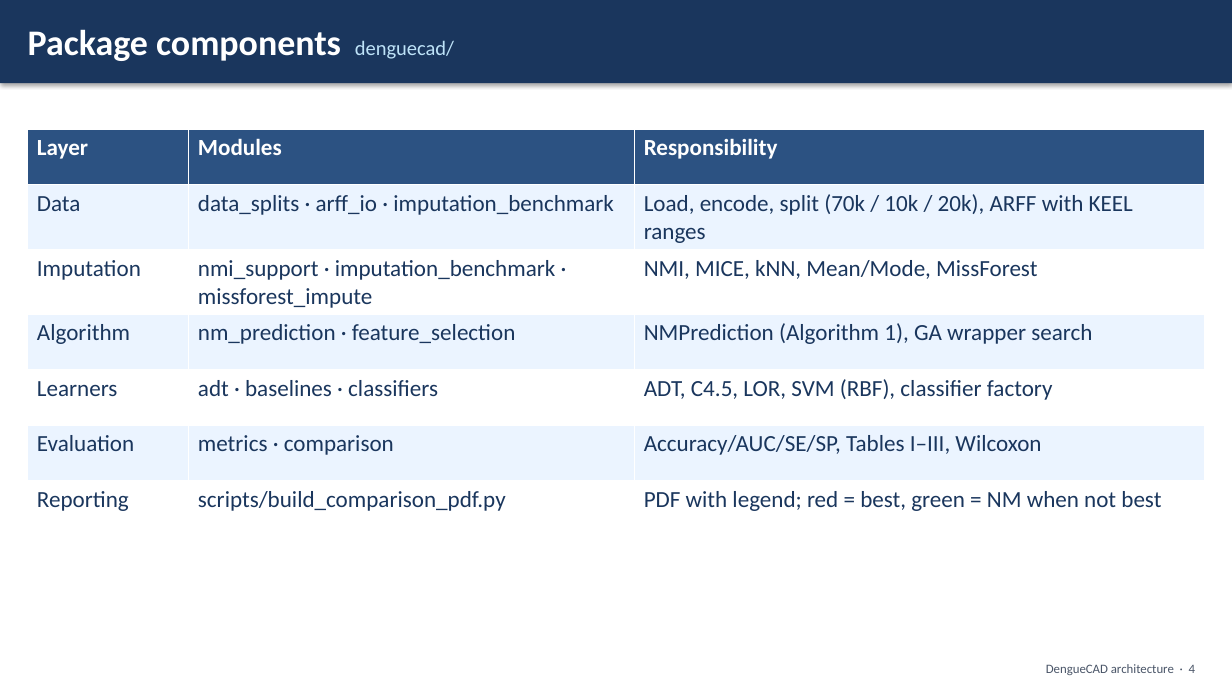
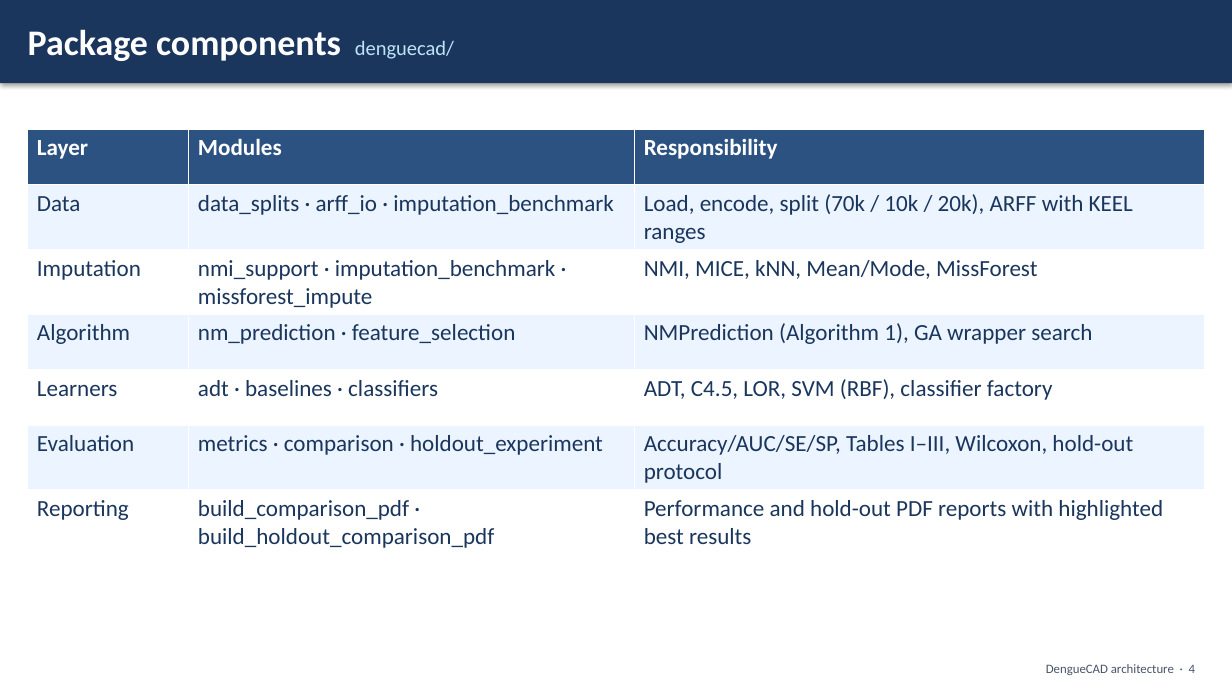
Before and after one commit to mrvr/DengueCAD, a slide deck: slide 4 of docs/DengueCAD_Architecture_Slides.pptx. Drawn at 1232x693 pixels with LibreOffice and Linux fonts; fonts in the diff are those of the drawing. Boxes give left, top, right and bottom in pixels: in the first picture for what was removed or moved away, otherwise in the second. Text is boxed around its words. In the diff, an @@ line names an element or a change of style, - is before the commit and + after.

```diff
--- a/docs/DengueCAD_Architecture_Slides.pptx
+++ b/docs/DengueCAD_Architecture_Slides.pptx
@@ table at <box>28,129,1205,552</box> @@
-row 6, column 2: metrics · comparison
+row 6, column 2: metrics · comparison · holdout_experiment
-row 6, column 3: Accuracy/AUC/SE/SP, Tables I–III, Wilcoxon
+row 6, column 3: Accuracy/AUC/SE/SP, Tables I–III, Wilcoxon, hold-out protocol
-row 7, column 2: scripts/build_comparison_pdf.py
+row 7, column 2: build_comparison_pdf · build_holdout_comparison_pdf
-row 7, column 3: PDF with legend; red = best, green = NM when not best
+row 7, column 3: Performance and hold-out PDF reports with highlighted best results
```
Also in this commit, not shown: 8 other slides changed, 1 slide added, 12 other files.
